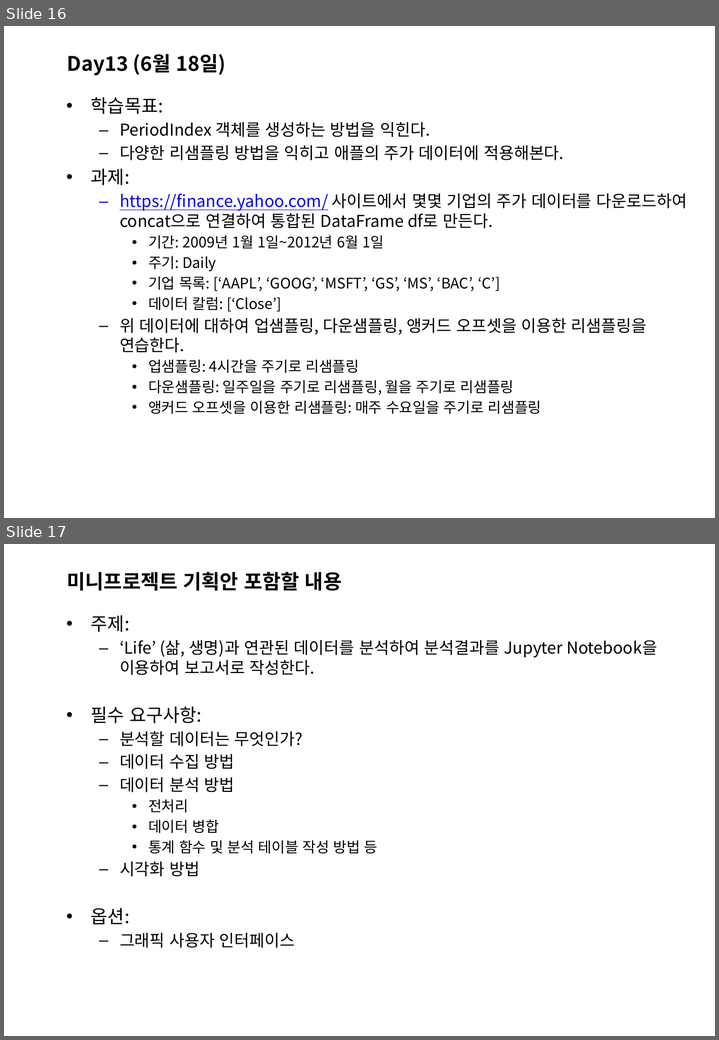
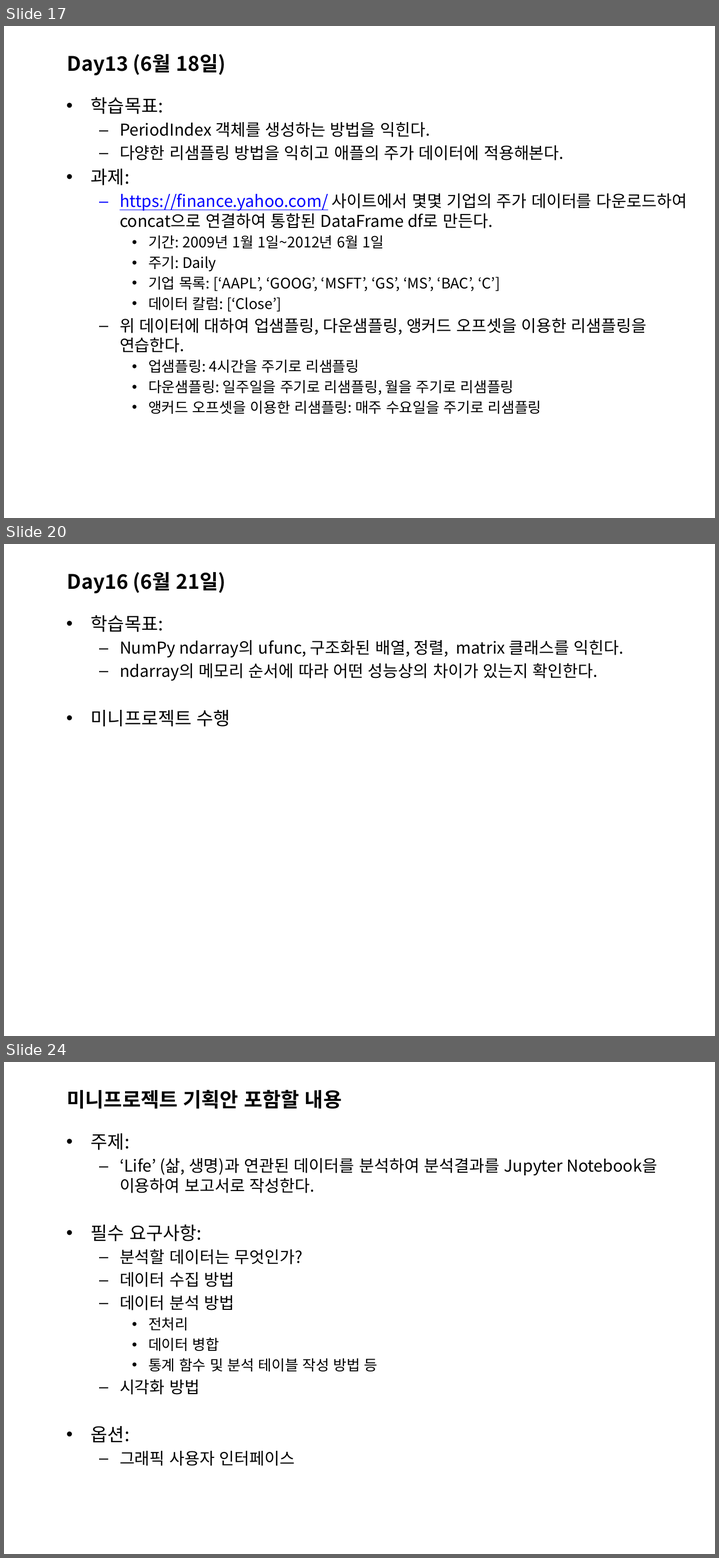
Before and after one commit to sulheebaek/DAPython, a slide deck: 한2018_파이썬을 활용한 데이터 분석_강의개요.pptx. Shown one above the other, each under a label of ours: slides 16 and 17 before the commit, slides 17, 20 and 24 after it; the slides between them are not shown. The pictures are 719x1040 and 719x1558 pixels, drawn with LibreOffice and Linux fonts; fonts in the diff are those of the drawing; background and template pictures are left out. Boxes give left, top, right and bottom in pixels: in the first picture for what was removed or moved away, otherwise in the second. Text is boxed around its words. In the diff, an @@ line names an element or a change of style, - is before the commit and + after.

```diff
--- a/한2018_파이썬을 활용한 데이터 분석_강의개요.pptx
+++ b/한2018_파이썬을 활용한 데이터 분석_강의개요.pptx
@@ slide 20 added at bbox=[4, 544, 715, 1036], background picture (left out) @@
@@ title added at bbox=[67, 572, 226, 594], 22 pt, text #000000, bold @@
+Day16 (6월 21일)
@@ text added at bbox=[91, 615, 623, 727], 18 pt, text #000000 @@
+• 학습목표:
+  – NumPy ndarray의 ufunc, 구조화된 배열, 정렬, matrix 클래스를 익힌다.
+  – ndarray의 메모리 순서에 따라 어떤 성능상의 차이가 있는지 확인한다.
+• 미니프로젝트 수행
@@ what was slide 16 is now slide 17 @@
@@ what was slide 17 is now slide 24 @@
```
Also in this commit, not shown: 3 slides changed, 8 other slides added, 1 other file.
